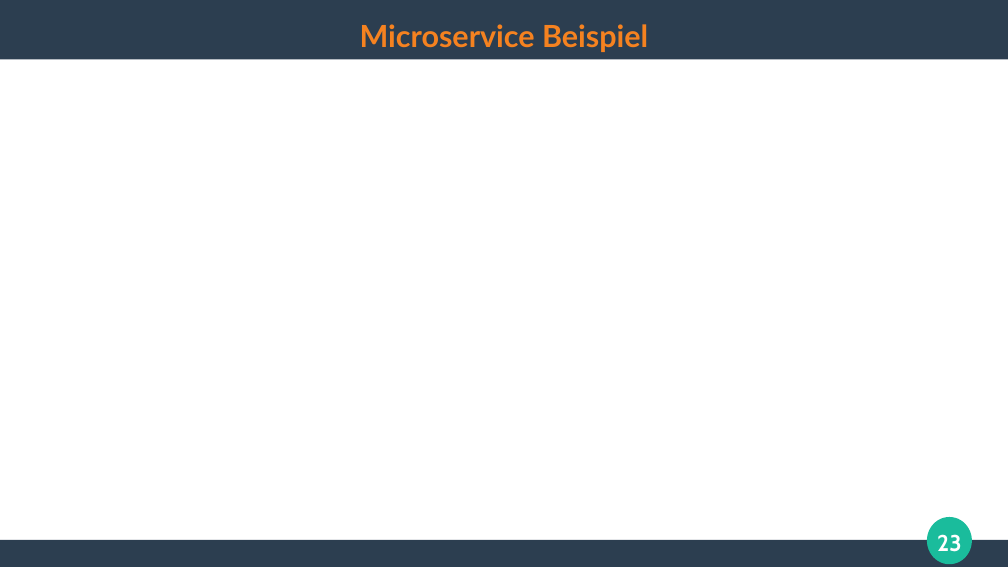
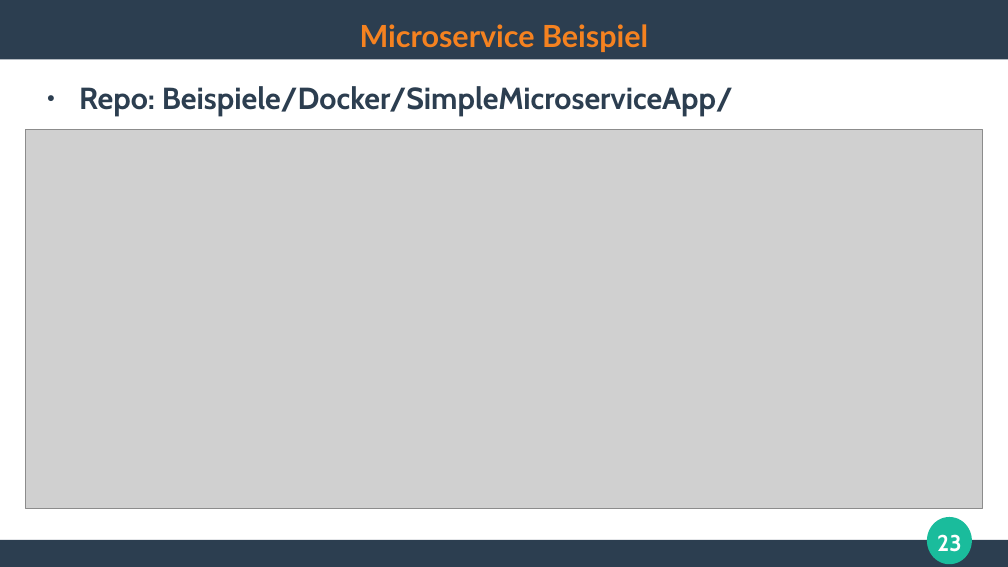
Before and after one commit to ghandmann/HS-AlbSig-WebAnwendungen2, a slide deck: slide 23 of Kapitel/10_Microservice_Architecture.odp. Drawn at 1008x567 pixels with LibreOffice and Linux fonts; fonts in the diff are those of the drawing; grey boxes stand for pictures. Boxes give left, top, right and bottom in pixels: in the first picture for what was removed or moved away, otherwise in the second. Text is boxed around its words. In the diff, an @@ line names an element or a change of style, - is before the commit and + after.

Commit message:
add a SimpleMicroserviceApp Overview

```diff
--- a/Kapitel/10_Microservice_Architecture.odp
+++ b/Kapitel/10_Microservice_Architecture.odp
@@ text added at (x1=79, y1=86, x2=733, y2=116), 24 pt, text #2C3E50, bold @@
+● Repo: Beispiele/Docker/SimpleMicroserviceApp/
@@ picture added at (x1=26, y1=130, x2=983, y2=509) @@
```
Also in this commit, not shown: 2 other files.
